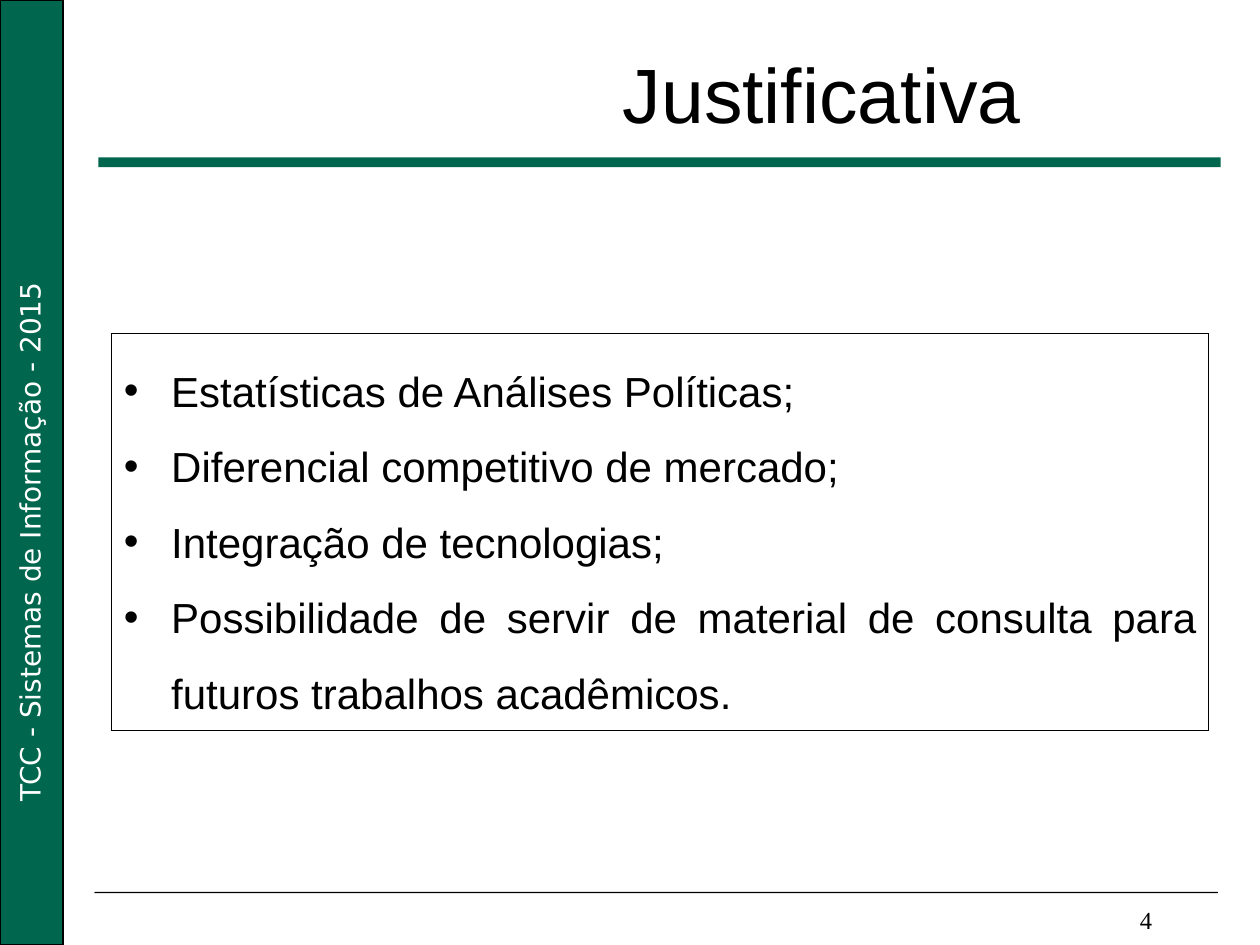
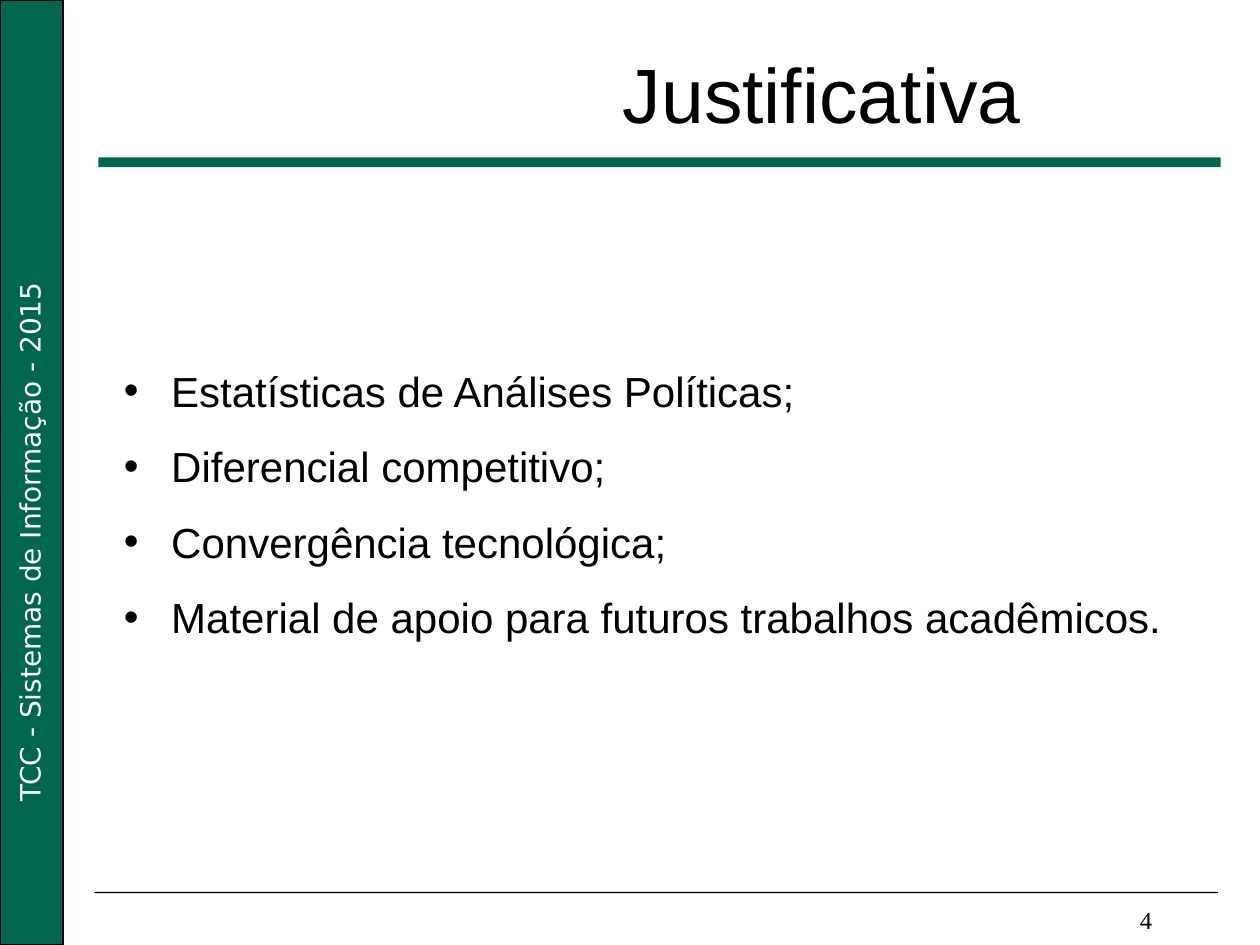
Before and after one commit to Nikofoxxx/TCC, a slide deck: slide 4 of documents/life_cycle/Apresentação_Big_Data.pptx. Drawn at 1260x945 pixels with LibreOffice and Linux fonts; fonts in the diff are those of the drawing; background and template pictures are left out. Boxes give left, top, right and bottom in pixels: in the first picture for what was removed or moved away, otherwise in the second. Text is boxed around its words. In the diff, an @@ line names an element or a change of style, - is before the commit and + after.

Commit message:
Atualizações Finais para a qualificação
Errata/Apresentação finalizados.

```diff
--- a/documents/life_cycle/Apresentação_Big_Data.pptx
+++ b/documents/life_cycle/Apresentação_Big_Data.pptx
@@ text "Estatísticas de Análises Políticas;": place and size @@
-text "Estatísticas de Análises Políticas;" at <box>112,334,1210,731</box>
+text "Estatísticas de Análises Políticas;" at <box>171,376,1161,642</box>
@@ text "Estatísticas de Análises Políticas;" at <box>171,376,1161,642</box>: outline #000000 0.75 pt to none @@
@@ text at <box>171,451,1161,642</box>: text changed @@
-• Diferencial competitivo de mercado;
-• Integração de tecnologias;
-• Possibilidade de servir de material de consulta para futuros trabalhos acadêmicos.
+• Diferencial competitivo;
+• Convergência tecnológica;
+• Material de apoio para futuros trabalhos acadêmicos.
```
Also in this commit, not shown: 12 other slides changed, 1 slide added, 3 slides removed, 3 other files.
